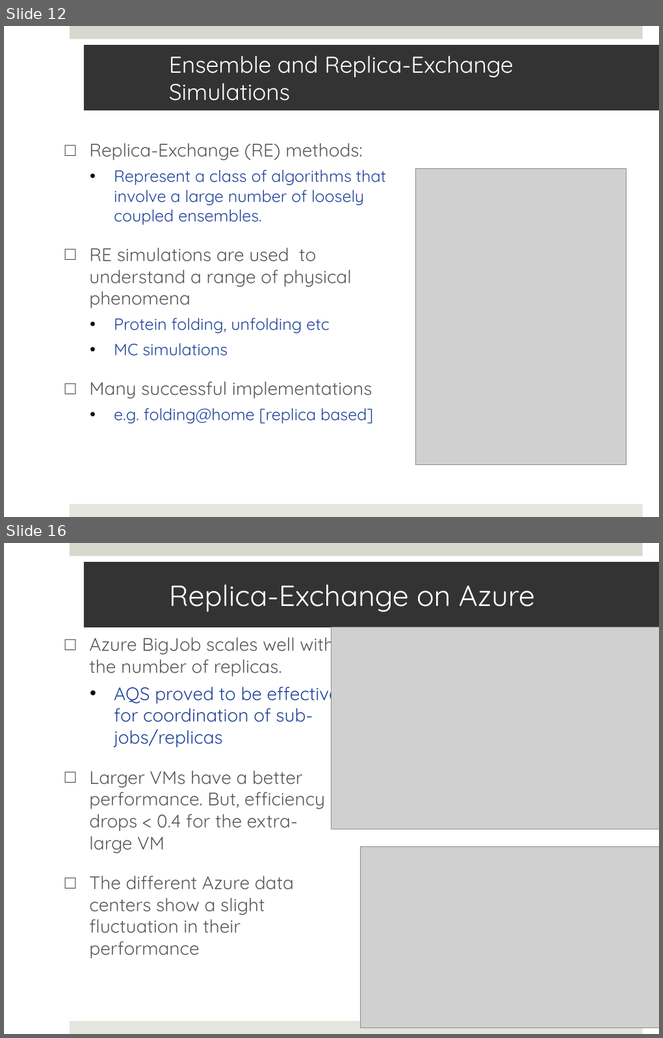
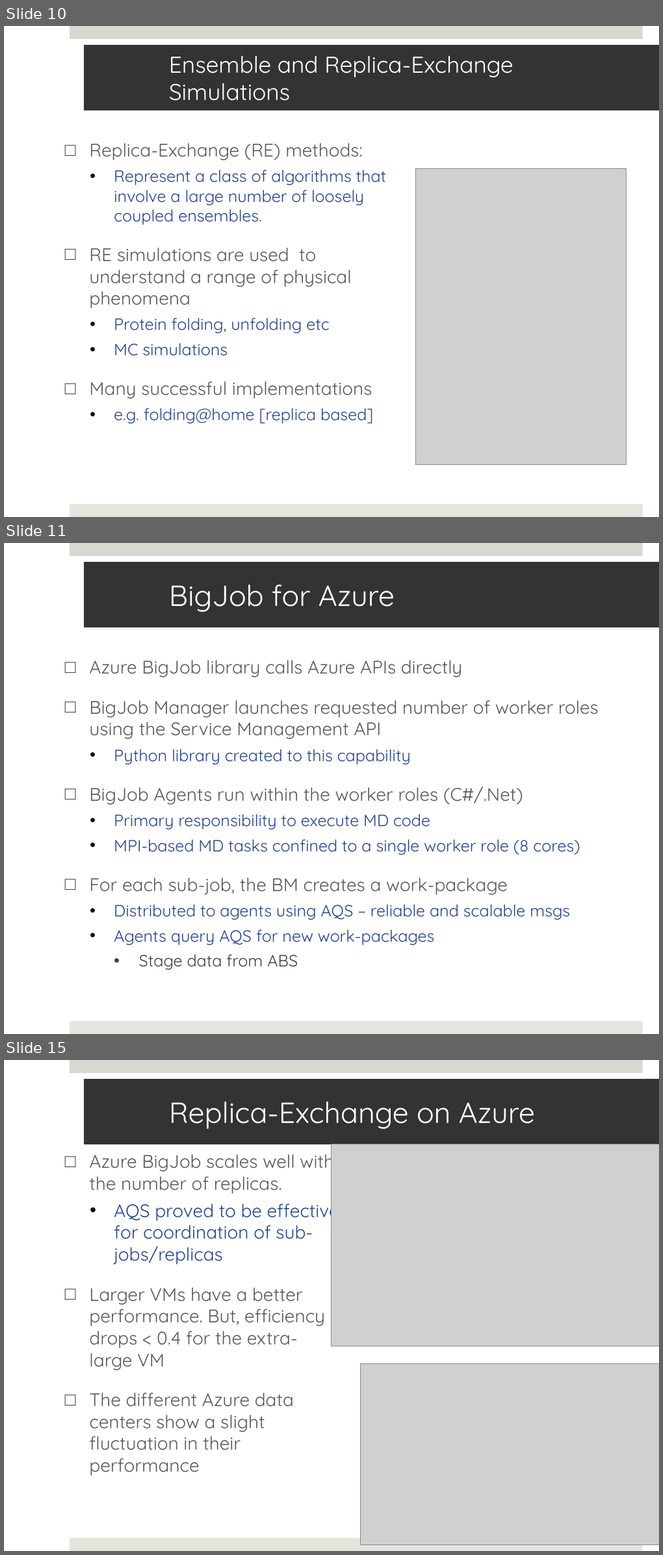
Before and after one commit to saga-project/saga-cpp-legacy-projects, a slide deck: papers/cloudcom10/presentation/saga-azure-cloudcom10.pptx. Shown one above the other, each under a label of ours: slides 12 and 16 before the commit, slides 10, 11 and 15 after it; the slides between them are not shown. The pictures are 663x1038 and 663x1555 pixels, drawn with LibreOffice and Linux fonts; fonts in the diff are those of the drawing; grey boxes stand for pictures. Boxes give left, top, right and bottom in pixels: in the first picture for what was removed or moved away, otherwise in the second. Text is boxed around its words. In the diff, an @@ line names an element or a change of style, - is before the commit and + after.

```diff
--- a/papers/cloudcom10/presentation/saga-azure-cloudcom10.pptx
+++ b/papers/cloudcom10/presentation/saga-azure-cloudcom10.pptx
@@ slide 11 added at bbox=[4, 543, 659, 1034], background #FFFFFF; not listed: 2 template elements that a slide beside it also shows @@
@@ title added at bbox=[84, 562, 659, 627], fill #333333, 32 pt, text #FFFFFF @@
+BigJob for Azure
@@ text added at bbox=[89, 660, 599, 970], 18 pt, text #21449B @@
+□ Azure BigJob library calls Azure APIs directly
+□ BigJob Manager launches requested number of worker roles using the Service Management API
+  • Python library created to this capability
+□ BigJob Agents run within the worker roles (C#/.Net)
+  • Primary responsibility to execute MD code
+  • MPI-based MD tasks confined to a single worker role (8 cores)
+□ For each sub-job, the BM creates a work-package
+  • Distributed to agents using AQS – reliable and scalable msgs
+  • Agents query AQS for new work-packages
+    • Stage data from ABS
@@ what was slide 12 is now slide 10 @@
@@ what was slide 16 is now slide 15 @@
```
Also in this commit, not shown: 4 slides changed, 3 other slides added, 5 slides removed.
